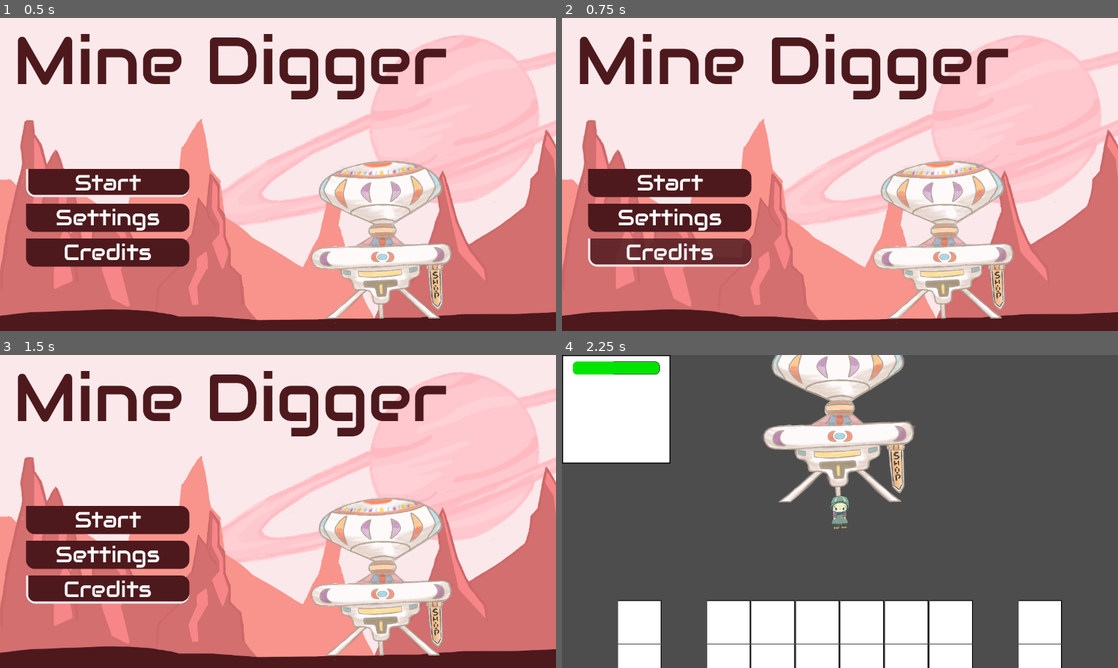
Above: before the commit, frames 1-4 (two rows, left to right).
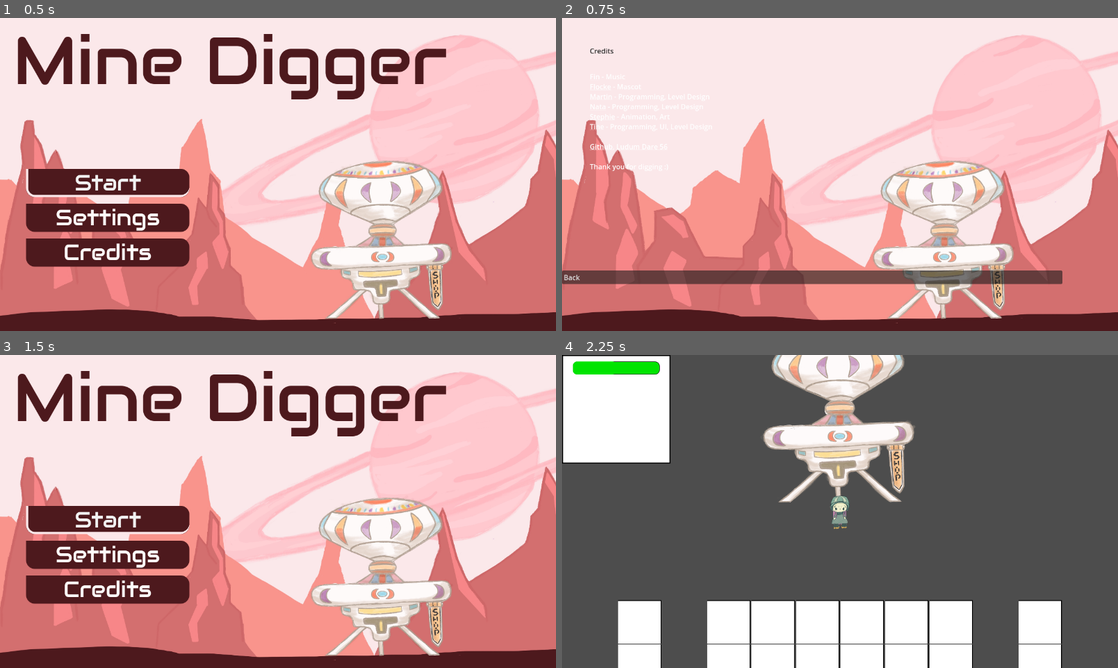
Above: after the commit, the same moments.

Repository: M1reyu/Ludum-Dare-57
Game: Godot game, scene res://Scenes/MainMenu.tscn
The game is run twice, just before and just after one commit, with the same random seed, the same clock (stepped at 60 frames per second) and the same inputs. The project has no main scene, so this scene is started directly.
Inputs (mouse positions are in pixels of both pictures, inside the frame that each line leads up to):
- Up to frame 1 (0.5 s): no input
- Up to frame 2 (0.75 s): click "Credits" at 0.5 s
- Up to frame 3 (1.5 s): click (250, 614) at 1.25 s, where only the run after the commit has a clickable "Back"
- Up to frame 4 (2.25 s): click "Start" at 2 s

Frame 1 is identical in both runs. In frame 2, 17% of the frame differs, in the area x 0-90%, y 5-86%; in frame 3, 0.6%; in frame 4, nothing differs.

Commit message:
more start menu + credits stuff

Diff:
--- a/Scenes/MainMenu.tscn
+++ b/Scenes/MainMenu.tscn
@@ -68,6 +68,7 @@
 theme = ExtResource("3_ce3w2")
 text = "Settings"
 script = ExtResource("4_elir1")
+targetScenePath = "uid://dty22uu0yvdqy"
 textAlignment = 1
 
 [node name="CreditsButton" type="Button" parent="VBoxContainer/VBoxContainer"]
@@ -75,4 +76,5 @@
 theme = ExtResource("3_ce3w2")
 text = "Credits"
 script = ExtResource("4_elir1")
+targetScenePath = "uid://bm3gpslv131w0"
 textAlignment = 1
--- a/Scenes/back_button.tscn
+++ b/Scenes/back_button.tscn
@@ -25,7 +25,7 @@
 layout_mode = 2
 text = "Back"
 script = ExtResource("1_4c7ye")
-targetScenePath = "res://scenes/ui/main_menu.tscn"
+targetScenePath = "uid://xv75whi5jajw"
 
 [node name="MarginContainer" type="MarginContainer" parent="VBoxContainer"]
 layout_mode = 2
--- /dev/null
+++ b/Scenes/credits_menu.tscn
@@ -0,0 +1,70 @@
+[gd_scene load_steps=4 format=3 uid="uid://bm3gpslv131w0"]
+
+[ext_resource type="PackedScene" uid="uid://4ewxqnlu6qf1" path="res://Scenes/background.tscn" id="1_y7p5x"]
+[ext_resource type="PackedScene" uid="uid://pumfk61vaauj" path="res://Scenes/back_button.tscn" id="2_7cbwn"]
+[ext_resource type="Script" uid="uid://trjwrl1xiso0" path="res://Scripts/credits_label.gd" id="4_occkw"]
+
+[node name="CreditsMenu" type="Control"]
+layout_mode = 3
+anchors_preset = 15
+anchor_right = 1.0
+anchor_bottom = 1.0
+grow_horizontal = 2
+grow_vertical = 2
+
+[node name="Background" parent="." instance=ExtResource("1_y7p5x")]
+layout_mode = 1
+
+[node name="VBoxContainer" type="VBoxContainer" parent="."]
+layout_mode = 1
+anchors_preset = 15
+anchor_right = 1.0
+anchor_bottom = 1.0
+grow_horizontal = 2
+grow_vertical = 2
+
+[node name="MarginContainer" type="MarginContainer" parent="VBoxContainer"]
+layout_mode = 2
+theme_override_constants/margin_left = 64
+theme_override_constants/margin_top = 64
+theme_override_constants/margin_right = 64
+theme_override_constants/margin_bottom = 32
+
+[node name="Label" type="Label" parent="VBoxContainer/MarginContainer"]
+layout_mode = 2
+size_flags_vertical = 6
+theme_override_colors/font_color = Color(0.2, 0.2, 0.2, 1)
+text = "Credits"
+
+[node name="MarginContainer2" type="MarginContainer" parent="VBoxContainer"]
+layout_mode = 2
+size_flags_vertical = 3
+theme_override_constants/margin_left = 64
+theme_override_constants/margin_right = 64
+theme_override_constants/margin_bottom = 122
+
+[node name="ScrollContainer" type="ScrollContainer" parent="VBoxContainer/MarginContainer2"]
+layout_mode = 2
+horizontal_scroll_mode = 0
+
+[node name="VBoxContainer2" type="VBoxContainer" parent="VBoxContainer/MarginContainer2/ScrollContainer"]
+layout_mode = 2
+size_flags_horizontal = 3
+size_flags_vertical = 0
+
+[node name="CreditsLabel" type="RichTextLabel" parent="VBoxContainer/MarginContainer2/ScrollContainer/VBoxContainer2"]
+layout_mode = 2
+bbcode_enabled = true
+fit_content = true
+script = ExtResource("4_occkw")
+
+[node name="BackButton" parent="." instance=ExtResource("2_7cbwn")]
+layout_mode = 2
+anchors_preset = 0
+anchor_right = 0.0
+anchor_bottom = 0.0
+offset_top = 648.0
+offset_right = 1152.0
+offset_bottom = 648.0
+
+[connection signal="meta_clicked" from="VBoxContainer/MarginContainer2/ScrollContainer/VBoxContainer2/CreditsLabel" to="." method="_on_credits_label_meta_clicked"]
--- /dev/null
+++ b/Scripts/credits_label.gd
@@ -0,0 +1,42 @@
+extends RichTextLabel
+
+
+func _ready() -> void:
+	buildText()
+	self.meta_clicked.connect(_on_credits_label_meta_clicked)
+
+func _on_credits_label_meta_clicked(meta: Variant) -> void:
+	if meta is String and meta.begins_with('https://'):
+		OS.shell_open(meta)
+
+func buildText() -> void:
+	self.text = ''
+	addUser('Fin', 'Music', '', 'https://www.youtube.com/@FIN_Der-Otter')
+	addUser('Flocke', 'Mascot','', 'https://www.instagram.com/p/C_crsfbNoJH/?utm_source=ig_web_copy_link&igsh=MzRlODBiNWFlZA==')
+	addUser('Martin', 'Programming, Level Design', 'prepe')
+	addUser('Nata', 'Programming, Level Design', 'krisss-gonko')
+	addUser('Stephie', 'Animation, Art', 'kyunru')
+	addUser('Tine', 'Programming, UI, Level Design', 'mireyu')
+	addLine()
+	addUrl('https://github.com/M1reyu/Ludum-Dare-57', 'Github')
+	self.text += ', '
+	addUrl('https://ldjam.com/events/ludum-dare/57/$413145', 'Ludum Dare 56')
+	addLine()
+	addLine()
+	addLine('Thank you for digging :)')
+
+func addUrl(url: String, label: String = '') -> void:
+	self.text += '[url=' + url + ']' + label + '[/url]'
+
+func addLine(string: String = '') -> void:
+	self.text += string + '\n'
+
+func addUser(name: String, tags: String, itchUser: String = '', directLink: String = '') -> void:
+	if itchUser != '':
+		addUrl('https://' + itchUser + '.itch.io', name)
+	elif directLink != '':
+		addUrl(directLink, name)
+	else:
+		self.text += name
+
+	addLine(' - ' + tags)
--- a/project.godot
+++ b/project.godot
@@ -12,7 +12,7 @@
 
 config/name="MineDigger"
 config/features=PackedStringArray("4.4", "GL Compatibility")
-config/icon="res://icon.svg"
+config/icon="uid://dwurb7gsrfo2s"
 
 [autoload]
 
Not shown, added: Scripts/credits_label.gd.uid
